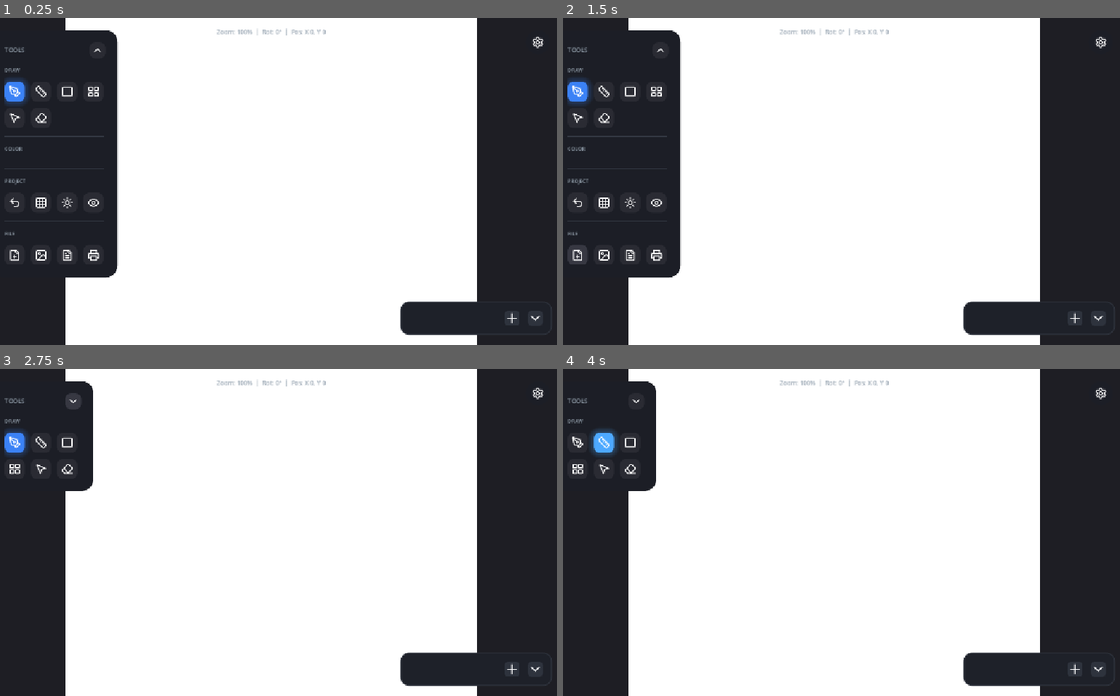
Above: before the commit, frames 1-4 (two rows, left to right).
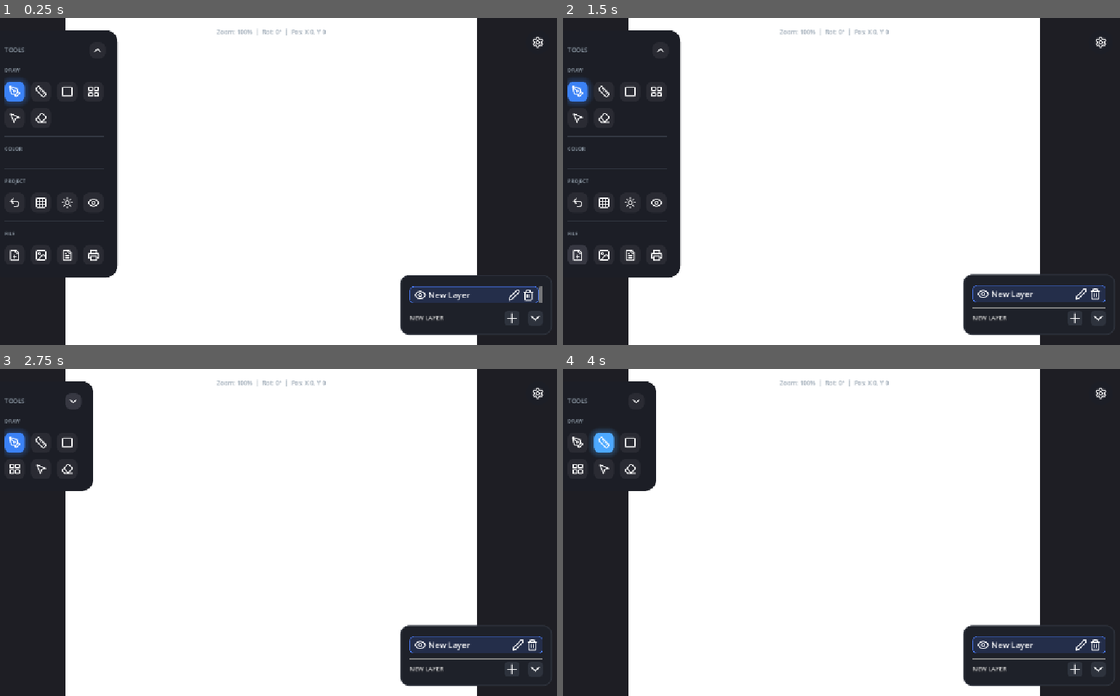
Above: after the commit, the same moments.

Repository: OmarSaez/plan-2d
Game: Godot game, scene res://src/main.tscn
The game is run twice, just before and just after one commit, with the same random seed, the same clock (stepped at 60 frames per second) and the same inputs.
Inputs (mouse positions are in pixels of both pictures, inside the frame that each line leads up to):
- Up to frame 1 (0.25 s): no input
- Up to frame 2 (1.5 s): click (579, 256) at 0.5 s; click (579, 256) at 1.25 s
- Up to frame 3 (2.75 s): click (100, 401) at 2 s
- Up to frame 4 (4 s): click (579, 444) at 2.75 s; click (601, 444) at 3.5 s

The runs differ from the first frame. In frame 1, 1.8% of the frame differs, in the area x 71-100%, y 78-93%; in frame 2, 1.9%; in frame 3, 1.9%; in frame 4, 1.9%.

Commit message:
Se integra por total los gestos de movimiento

Diff:
--- a/src/canvas/canvas_manager.gd
+++ b/src/canvas/canvas_manager.gd
@@ -149,5 +149,5 @@
 
 # El input es ahora relativo a la hoja de papel
 func _on_paper_gui_input(event: InputEvent) -> void:
-	if get_node_or_null("../ToolManager"):
-		$"../ToolManager".process_canvas_input(event)
+	if get_node_or_null("../../ToolManager"):
+		$"../../ToolManager".process_canvas_input(event)
--- a/src/ui/layer_panel.gd
+++ b/src/ui/layer_panel.gd
@@ -80,7 +80,7 @@
 
 	add_btn = _create_icon_btn(plus_icon, 30)
 	add_btn.pressed.connect(func():
-		var canvas = get_tree().current_scene.get_node("CanvasManager")
+		var canvas = get_tree().current_scene.get_node("Workspace/CanvasManager")
 		if canvas: canvas.add_layer(tr("UI_NEW_LAYER"))
 	)
 	add_btn_wrapper.add_child(add_btn)
@@ -120,7 +120,7 @@
 	call_deferred("_load_initial_layers")
 
 func _load_initial_layers() -> void:
-	var canvas = get_tree().current_scene.get_node_or_null("CanvasManager")
+	var canvas = get_tree().current_scene.get_node_or_null("Workspace/CanvasManager")
 	if canvas:
 		_on_layers_changed(canvas._get_layers_info())
 
@@ -179,7 +179,7 @@
 	btn_yes.add_theme_stylebox_override("normal", btn_sb)
 	btn_yes.add_theme_stylebox_override("hover", btn_sb_hover)
 	btn_yes.pressed.connect(func():
-		var canvas = get_tree().current_scene.get_node("CanvasManager")
+		var canvas = get_tree().current_scene.get_node("Workspace/CanvasManager")
 		if canvas: canvas.remove_layer(layer_to_delete)
 		hide_confirm_delete()
 	)
@@ -254,7 +254,7 @@
 	for c in list_vbox.get_children():
 		c.queue_free()
 
-	var canvas = get_tree().current_scene.get_node("CanvasManager")
+	var canvas = get_tree().current_scene.get_node("Workspace/CanvasManager")
 	if not canvas: return
 
 	for i in range(layers_info.size()):
@@ -265,7 +265,7 @@
 	call_deferred("_update_panel_height")
 
 func _on_active_layer_changed(index: int) -> void:
-	var canvas = get_tree().current_scene.get_node("CanvasManager")
+	var canvas = get_tree().current_scene.get_node("Workspace/CanvasManager")
 	if canvas:
 		_on_layers_changed(canvas._get_layers_info())
 
@@ -293,7 +293,7 @@
 
 	panel.gui_input.connect(func(event):
 		if event is InputEventMouseButton and event.pressed and event.button_index == MOUSE_BUTTON_LEFT:
-			var canvas = get_tree().current_scene.get_node("CanvasManager")
+			var canvas = get_tree().current_scene.get_node("Workspace/CanvasManager")
 			if canvas: canvas.set_active_layer(index)
 	)
 
@@ -310,7 +310,7 @@
 	var eye_btn = _create_icon_btn(eye_icon if info.visible else eye_off_icon, 24)
 	eye_btn.add_theme_stylebox_override("normal", StyleBoxEmpty.new())
 	eye_btn.pressed.connect(func():
-		var canvas = get_tree().current_scene.get_node("CanvasManager")
+		var canvas = get_tree().current_scene.get_node("Workspace/CanvasManager")
 		if canvas: canvas.toggle_layer_visibility(index)
 	)
 	hbox.add_child(eye_btn)
@@ -328,7 +328,7 @@
 	hbox.add_child(line_edit)
 
 	line_edit.text_submitted.connect(func(new_text):
-		var canvas = get_tree().current_scene.get_node("CanvasManager")
+		var canvas = get_tree().current_scene.get_node("Workspace/CanvasManager")
 		if canvas: canvas.rename_layer(index, new_text)
 	)
 
